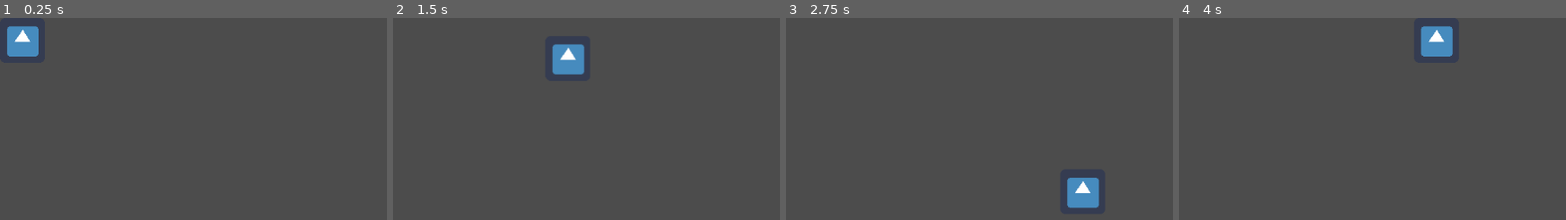
Above: before the commit, frames 1-4 (left to right).
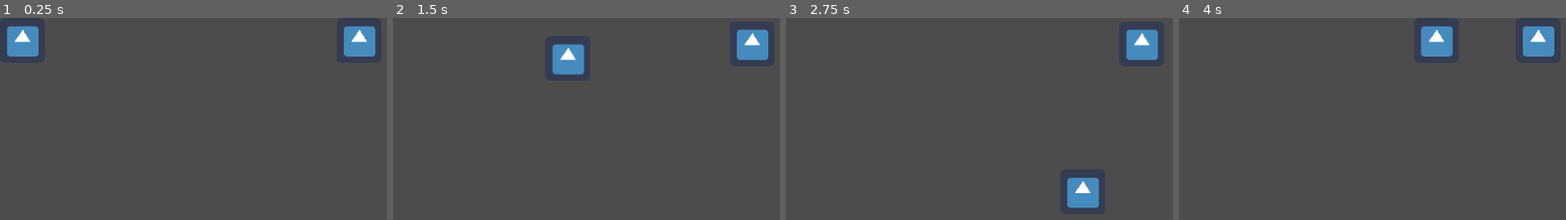
Above: after the commit, the same moments.

Repository: jammin-ben/SuperBattleFightersII
Game: Godot game, scene res://World.tscn
Same seed, same stepped clock (60 frames per second), same inputs: the game is played once before the commit and once after it. The engine's default icon, where the game draws it, is replaced by a stand-in: a white triangle on a blue panel in a dark square.
Inputs:
- Up to frame 1 (0.25 s): no input
- Up to frame 2 (1.5 s): tap Enter at 0.5 s; hold D 0.53-1.28 s; tap I at 0.6 s; tap K at 0.8, 1.35 s; hold S from 1.28 s (still down)
- Up to frame 3 (2.75 s): tap J at 1.55, 2.1 s; release S at 2.03 s; hold D from 2.03 s (still down); tap L at 2.3 s
- Up to frame 4 (4 s): release D at 2.78 s; hold W 2.78-3.53 s; tap L at 2.85 s; tap I at 3.05, 3.6 s; hold A from 3.53 s (still down); tap K at 3.8 s

The runs differ from the first frame. In frame 1, 1.2% of the frame differs, in the area x 88-97%, y 4-20%; in frame 2, 1.2%; in frame 3, 1.2%, in the area x 87-97%, y 5-21%; in frame 4, 1.2%.

Commit message:
Created an inheritence heirarchy for characters and added player 2

Diff:
--- /dev/null
+++ b/Character.gd
@@ -0,0 +1,23 @@
+extends KinematicBody2D
+
+var health = 3
+var maxSpeed = 300
+var accel = 20
+var friction = 25
+var motion = Vector2()
+
+func _ready():
+	pass
+
+func _getHit():
+	if health>1:
+		health-=1
+	else:
+		 _die()
+	pass
+
+func _die():
+	pass
+
+func _move():
+	pass
--- a/KinematicBody2D.gd
+++ b/PlayableCharacter.gd
@@ -1,12 +1,4 @@
-extends KinematicBody2D
-
-# class member variables go here, for example:
-# var a = 2
-# var b = "textvar"
-var maxSpeed = 300
-var accel = 20
-var friction = 25
-var motion = Vector2()
+extends "res://Character.gd"
 
 var up   =KEY_W
 var left =KEY_A
@@ -14,8 +6,6 @@
 var right=KEY_D
 
 func _ready():
-	# Called when the node is added to the scene for the first time.
-	# Initialization here
 	pass
 
 func _move():
@@ -65,8 +55,3 @@
 
 	move_and_slide(motion)
 	pass
-
-func _physics_process(delta):
-	_move()
-	pass
-#
--- /dev/null
+++ b/Player1.gd
@@ -0,0 +1,5 @@
+extends "res://PlayableCharacter.gd"
+
+func _physics_process(delta):
+	_move()
+	pass
--- /dev/null
+++ b/Player2.gd
@@ -0,0 +1,12 @@
+extends "res://PlayableCharacter.gd"
+
+func _ready():
+	up = KEY_I
+	down=KEY_K
+	left=KEY_J
+	right=KEY_L
+	pass
+
+func _physics_process(delta):
+	_move()
+	pass
--- a/World.tscn
+++ b/World.tscn
@@ -1,22 +1,54 @@
-[gd_scene load_steps=3 format=2]
+[gd_scene load_steps=6 format=2]
 
-[ext_resource path="res://KinematicBody2D.gd" type="Script" id=1]
-[ext_resource path="res://icon.png" type="Texture" id=2]
+[ext_resource path="res://Character.gd" type="Script" id=1]
+[ext_resource path="res://PlayableCharacter.gd" type="Script" id=2]
+[ext_resource path="res://Player1.gd" type="Script" id=3]
+[ext_resource path="res://icon.png" type="Texture" id=4]
+[ext_resource path="res://Player2.gd" type="Script" id=5]
 
 [node name="World" type="Node" index="0"]
 
-[node name="KinematicBody2D" type="KinematicBody2D" parent="." index="0"]
+[node name="Character" type="KinematicBody2D" parent="." index="0"]
 
-position = Vector2( 32, 32 )
+position = Vector2( 32, 64 )
 input_pickable = false
 collision_layer = 1
 collision_mask = 1
 collision/safe_margin = 0.08
 script = ExtResource( 1 )
-__meta__ = {
-"_edit_group_": true
-}
 
-[node name="Sprite" type="Sprite" parent="KinematicBody2D" index="0"]
+[node name="PlayableCharacter" type="KinematicBody2D" parent="Character" index="0"]
 
-texture = ExtResource( 2 )
+input_pickable = false
+collision_layer = 1
+collision_mask = 1
+collision/safe_margin = 0.08
+script = ExtResource( 2 )
+
+[node name="Player1" type="KinematicBody2D" parent="Character/PlayableCharacter" index="0"]
+
+position = Vector2( 96, -160 )
+input_pickable = false
+collision_layer = 1
+collision_mask = 1
+collision/safe_margin = 0.08
+script = ExtResource( 3 )
+
+[node name="Sprite" type="Sprite" parent="Character/PlayableCharacter/Player1" index="0"]
+
+position = Vector2( -96, 128 )
+texture = ExtResource( 4 )
+
+[node name="Player2" type="KinematicBody2D" parent="Character/PlayableCharacter" index="1"]
+
+position = Vector2( 224, -160 )
+input_pickable = false
+collision_layer = 1
+collision_mask = 1
+collision/safe_margin = 0.08
+script = ExtResource( 5 )
+
+[node name="Sprite" type="Sprite" parent="Character/PlayableCharacter/Player2" index="0"]
+
+position = Vector2( 256, 128 )
+texture = ExtResource( 4 )
